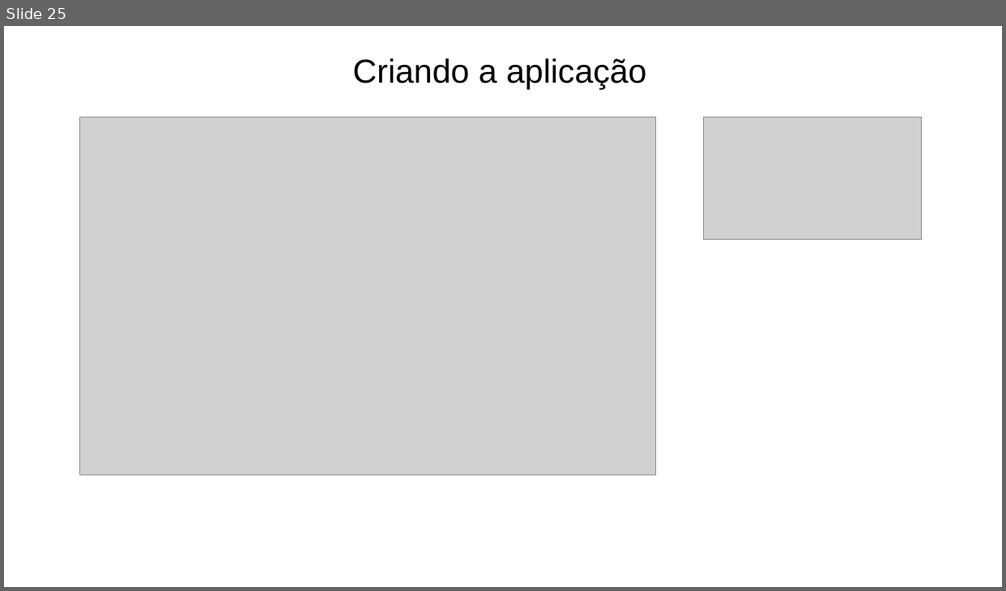
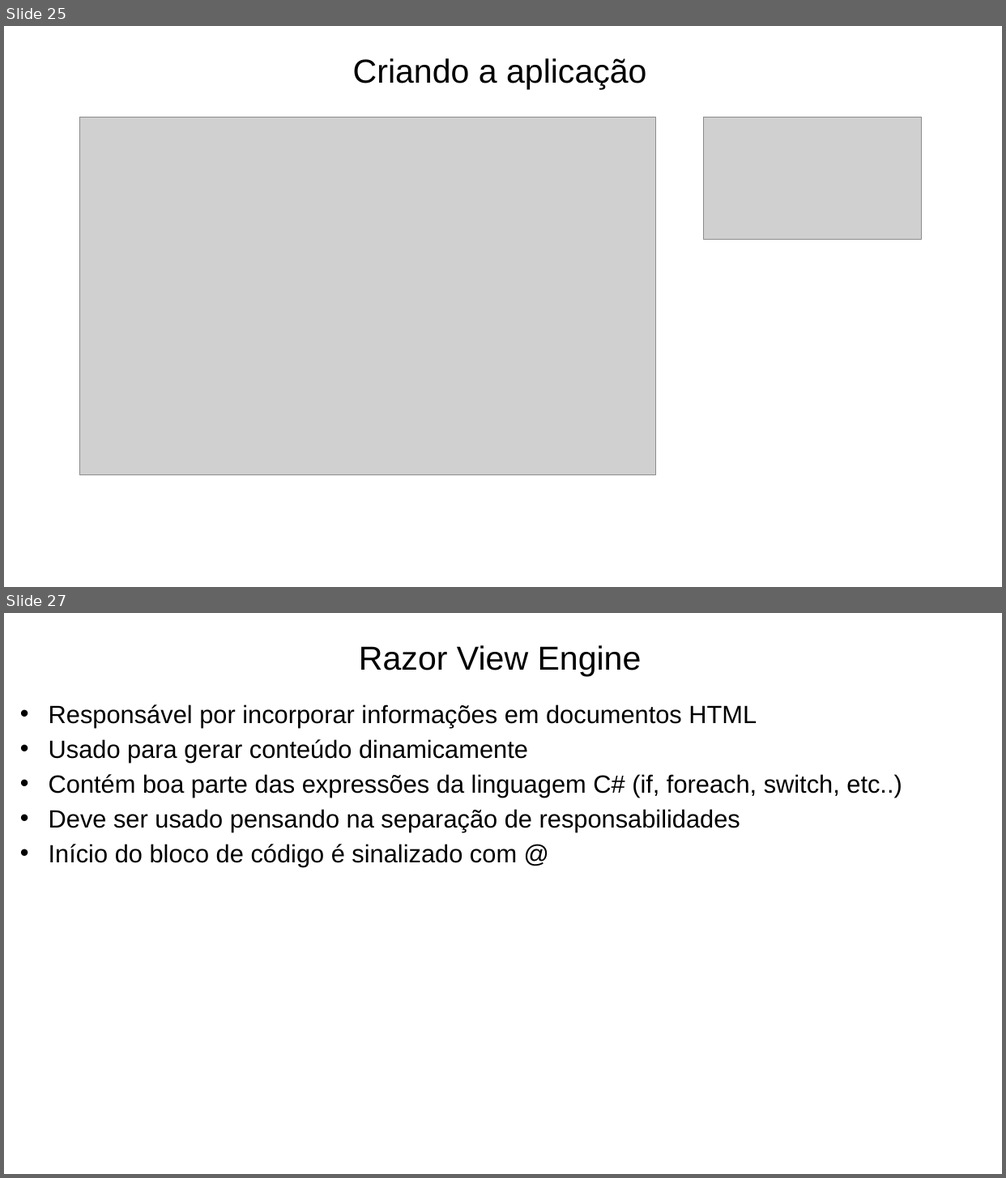
Before and after one commit to prodest/workshop-aspnet-core-mvc, a slide deck: workshop-aspnet-core-mvc.pptx. Shown one above the other, each under a label of ours: slide 25 before the commit, slides 25 and 27 after it; the slides between them are not shown. The pictures are 1006x591 and 1006x1178 pixels, drawn with LibreOffice and Linux fonts; fonts in the diff are those of the drawing; grey boxes stand for pictures; background and template pictures are left out. Boxes give left, top, right and bottom in pixels: in the first picture for what was removed or moved away, otherwise in the second. Text is boxed around its words. In the diff, an @@ line names an element or a change of style, - is before the commit and + after.

```diff
--- a/workshop-aspnet-core-mvc.pptx
+++ b/workshop-aspnet-core-mvc.pptx
@@ slide 27 added at [4,613,1002,1174], background #FFFFFF @@
@@ text added at [359,645,641,676], 32 pt, text #000000 @@
+Razor View Engine
@@ text added at [49,705,901,867], 24 pt, text #000000 @@
+• Responsável por incorporar informações em documentos HTML
+• Usado para gerar conteúdo dinamicamente
+• Contém boa parte das expressões da linguagem C# (if, foreach, switch, etc..)
+• Deve ser usado pensando na separação de responsabilidades
+• Início do bloco de código é sinalizado com @
```
Also in this commit, not shown: 2 other slides added, 1 slide removed, 8 other files.
